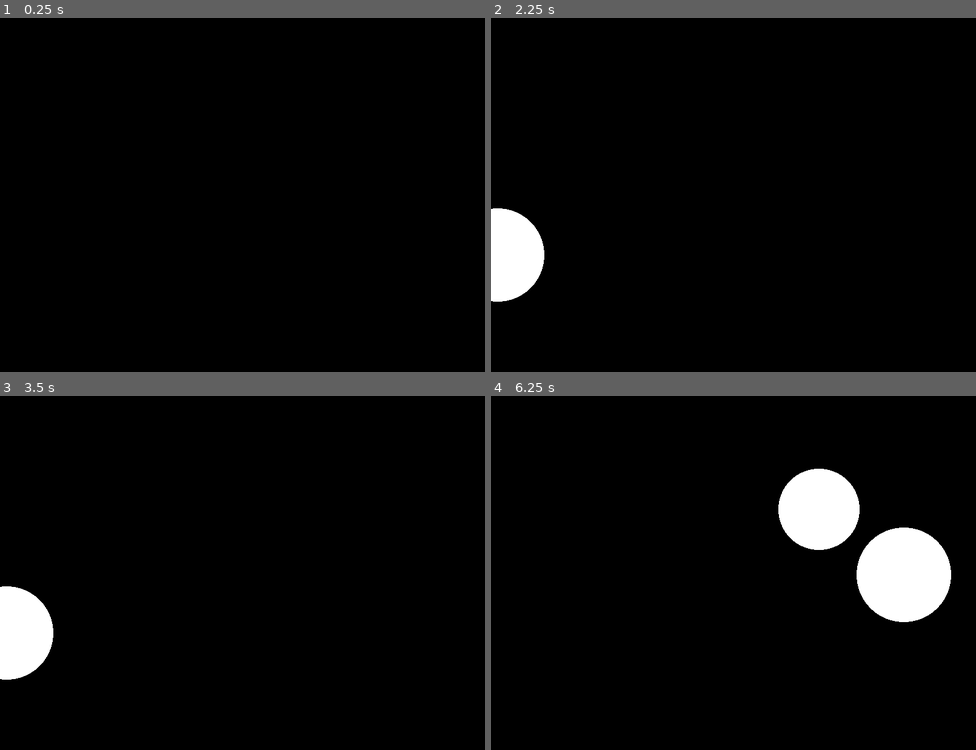
Above: before the commit, frames 1-4 (two rows, left to right).
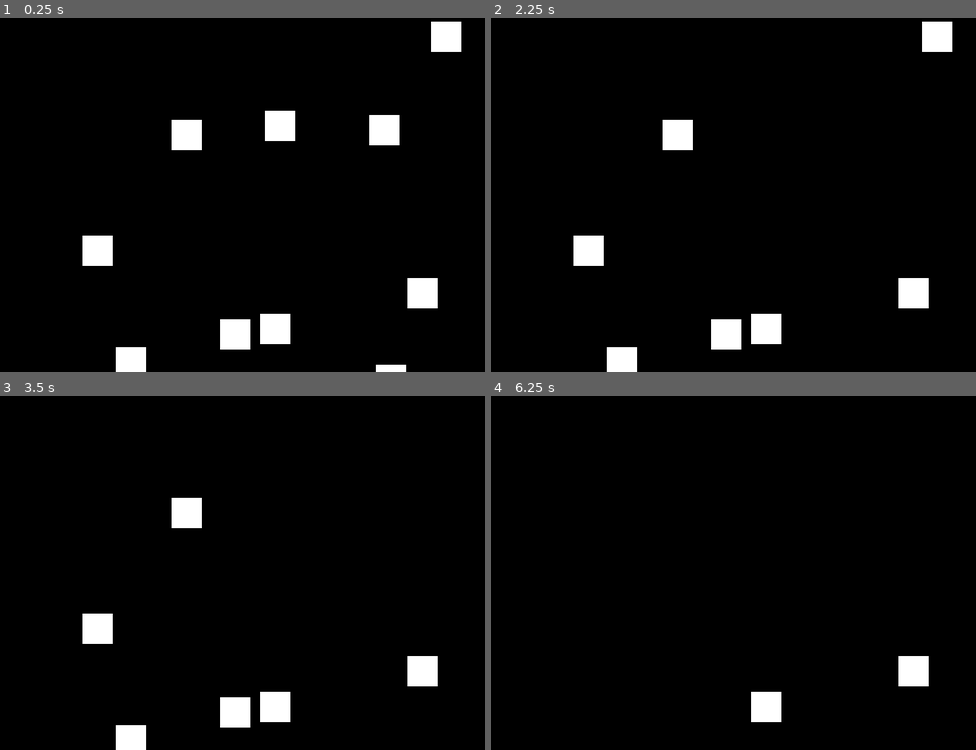
Above: after the commit, the same moments.

Repository: KowalewskajA/GdPath
Game: Godot game, scene res://Game.tscn
The game is run twice, just before and just after one commit, with the same random seed, the same clock (stepped at 60 frames per second) and the same inputs. The project has no main scene, so this scene is started directly.
Inputs (mouse positions are in pixels of both pictures, inside the frame that each line leads up to):
- Up to frame 1 (0.25 s): no input
- Up to frame 2 (2.25 s): tap Enter at 0.5, 2 s; move the mouse to (840, 170) at 0.52 s; tap D (destroy, bound only after the commit) at 0.6, 1.35, 2.1 s; click (840, 170) at 0.67 s; tap Space at 1.25 s; move the mouse to (636, 209) at 1.27 s; click (636, 209) at 1.42 s; move the mouse to (782, 110) at 2.02 s; click (782, 110) at 2.17 s
- Up to frame 3 (3.5 s): tap Space at 2.75 s; move the mouse to (218, 640) at 2.77 s; tap D (destroy, bound only after the commit) at 2.85 s; click (218, 640) at 2.92 s
- Up to frame 4 (6.25 s): tap Enter at 3.5 s; move the mouse to (879, 622) at 3.52 s; tap D (destroy, bound only after the commit) every 0.75 s from 3.6 to 5.85 s; click (879, 622) at 3.67 s; move the mouse to (588, 512) at 4.27 s; click (588, 512) at 4.42 s; move the mouse to (757, 569) at 5.02 s; click (757, 569) at 5.17 s; tap Space at 5.75 s; move the mouse to (660, 477) at 5.77 s; click (660, 477) at 5.92 s

The runs differ from the first frame. In frame 1, 4.8% of the frame differs, in the area x 17-96%, y 1-100%; in frame 2, 6.0%; in frame 3, 5.5%; in frame 4, 8.2%, in the area x 53-95%, y 20-93%.

Commit message:
Finished the rest of the Area and Boilerplate code

Diff:
--- a/Objects/Circle.gd
+++ b/Objects/Circle.gd
@@ -7,10 +7,11 @@
 
 # Called when the node enters the scene tree for the first time.
 func _ready():
-	timer.set_autostart(true)
-	timer.set_wait_time(randf_range(2, 4))
-	timer.timeout.connect(_die)
-	add_child(timer)
+#	timer.set_autostart(true)
+#	timer.set_wait_time(randf_range(2, 4))
+#	timer.timeout.connect(_die)
+#	add_child(timer)
+	pass
 
 # Called every frame. 'delta' is the elapsed time since the previous frame.
 func _process(delta):
--- /dev/null
+++ b/Objects/Rectangle.gd
@@ -0,0 +1,36 @@
+class_name Rectangle extends GameObject
+
+var width
+var height
+var color
+var points
+var uvs
+
+func _init(a, x=0, y=0, opts={width=100, height=100, color=Color.WHITE}):
+	super(a, x, y, opts)
+	points = PackedVector2Array([
+		Vector2(0, 0),
+		Vector2(width, 0),
+		Vector2(width, height),
+		Vector2(0, height)
+	])
+	uvs = PackedVector2Array([
+		Vector2(0, 0),
+		Vector2(1, 0),
+		Vector2(1, 1),
+		Vector2(0, 1),
+	])
+
+# Called when the node enters the scene tree for the first time.
+func _ready():
+	pass
+
+# Called every frame. 'delta' is the elapsed time since the previous frame.
+func _process(delta):
+	queue_redraw()
+
+func _draw():
+	draw_colored_polygon(points, color, uvs)
+
+func _die():
+	dead = true
--- a/Scenes/Stage.gd
+++ b/Scenes/Stage.gd
@@ -3,6 +3,7 @@
 var timer: Timer
 var current_scene
 var area:Area
+var growing:bool = true
 
 #48. Create a Stage room that has an Area in it. Then create a Circle object that inherits
 #from GameObject and add an instance of that object to the Stage room at a random position
@@ -15,21 +16,106 @@
 	add_child(area)
 	timer = Timer.new()
 	timer.set_autostart(true)
-	timer.set_wait_time(2)
-	timer.timeout.connect(_create_circle)
+
+#	59. Create a class named Rectangle that draws a rectangle with some width and height
+#	at the position it was created. Create 10 instances of this class at random positions
+#	of the screen and with random widths and heights. When the d key is pressed a random instance
+#	should be deleted from the environment. When the number of instances left reaches 0, another
+#	10 new instances should be created at random positions of the screen and with random widths and heights.
+	_create_rectangles(10)
+
+#	60. Create a class named Circle that draws a circle with some radius at the position it
+#	was created. Create 10 instances of this class at random positions of the screen with random
+#	radius, and also with an interval of 0.25 seconds between the creation of each instance.
+#	After all instances are created (so after 2.5 seconds) start deleting once random instance
+#	every [0.5, 1] second. After all instances are deleted, repeat the entire process of recreation
+#	of the 10 instances and their eventual deletion. This process should repeat forever.
+
+#	timer.set_wait_time(0.25)
+#	timer.timeout.connect(_control_circles)
 	add_child(timer)
 
+	var key = InputEventKey.new()
+	key.physical_keycode = KEY_D
+	InputMap.add_action("destroy")
+	InputMap.action_add_event("destroy", key)
+
+#	area.add_gameobject(
+#		Rectangle, 0, 1,
+#		{width = 800, height = 1, color=Color.RED}
+#	)
+#	area.add_gameobject(
+#		Rectangle, 0, 100,
+#		{width = 800, height = 1, color=Color.REBECCA_PURPLE}
+#	)
+#	area.add_gameobject(
+#		Rectangle, 0, 200,
+#		{width = 800, height = 1, color=Color.BLUE}
+#	)
+#	area.add_gameobject(
+#		Rectangle, 350, 250,
+#		{width = 100, height = 100, color=Color.CADET_BLUE}
+#	)
+
 # Called every frame. 'delta' is the elapsed time since the previous frame.
-func _process(delta):
-	var found = area.get_gameobjects(
-		func(obj):
-			if obj is Circle:
-				return true
-			else:
-				return false
+func _process(_delta):
+	var number_rectangles = area.get_gameobjects(_get_rectangles).size()
+	if Input.is_action_just_pressed("destroy") and number_rectangles > 0:
+		_destroy_rectangle()
+	if number_rectangles == 0:
+		_create_rectangles(10)
+#	print("Window: " + str(get_viewport().get_visible_rect().size))
+#	print("#R: " + str(number_rectangles))
+#	var i = 1
+#	for r in area.get_gameobjects(_get_rectangles):
+#		print("#" + str(i) + ": x=" + str(r.position.x) + " y=" + str(r.position.y) + " w=" + str(r.width) + " h=" + str(r.height))
+#		i +=1
+#	print(str(area.query_circle_area(400, 300, 200, [Rectangle]).size()))
+#	print(str(area.get_closest_gameobject(400, 300, 200, [Rectangle])))
+	pass
+
+func _get_rectangles(obj):
+	if obj is Rectangle:
+		return true
+	else:
+		return false
+
+func _create_rectangle():
+	area.add_gameobject(
+		Rectangle, randi_range(0, 800), randi_range(0, 600),
+		{width = 50, height = 50, color=Color.WHITE}
 	)
-	print(found.size())
+
+func _create_rectangles(number:int):
+	for i in range(number):
+		_create_rectangle()
+
+func _destroy_rectangle():
+	area.destroy_random_gameobject(_get_rectangles)
+
+func _get_circles(obj):
+	if obj is Circle:
+		return true
+	else:
+		return false
+
+func _control_circles():
+	var number_circles = area.get_gameobjects(_get_circles).size()
+
+	if  number_circles == 10 and growing:
+		growing = !growing
+	if number_circles == 0 and !growing:
+		growing = !growing
+		timer.set_wait_time(0.25)
+
+	if growing:
+		_create_circle()
+	else:
+		_destroy_circle()
+		timer.set_wait_time(randf_range(0.5, 1))
 
 func _create_circle():
 	area.add_gameobject(Circle, randi_range(0, 800), randi_range(0, 600), {radius = randi_range(50, 100)})
-	#area.add_gameobject(ChangingCircle, randi_range(0, 800), randi_range(0, 600), {radius = randi_range(50, 100)})
+
+func _destroy_circle():
+	area.destroy_random_gameobject(_get_circles)
--- a/Utility/Area.gd
+++ b/Utility/Area.gd
@@ -28,3 +28,43 @@
 		if f.call(object) == true:
 			found_objects.append(object)
 	return found_objects
+
+
+#61. Create a queryCircleArea function inside the Area class that works as follows:
+#-- Get all objects of class 'Enemy' and 'Projectile' in a circle of 50 radius around point 100, 100
+#objects = area:queryCircleArea(100, 100, 50, {'Enemy', 'Projectile'})
+#It receives an x, y position, a radius and a list of strings containing names of target classes.
+#Then it returns all objects belonging to those classes inside the circle of radius radius centered
+#in position x, y.
+func query_circle_area(x:int, y:int, radius:int, types:Array):
+	var origin = Vector2(x, y)
+	var found_objects = Array()
+	for object in game_objects:
+		if origin.distance_to(object.position) <= radius:
+			for object_type in types:
+				if object_type == object.get_script():
+					found_objects.append(object)
+	return found_objects
+
+#62. Create a getClosestGameObject function inside the Area class that works follows:
+#-- Get the closest object of class 'Enemy' in a circle of 50 radius around point 100, 100
+#closest_object = area:getClosestObject(100, 100, 50, {'Enemy'})
+#It receives the same arguments as the queryCircleArea function but returns only one object
+#(the closest one) instead.
+func get_closest_gameobject(x:int, y:int, radius:int, types:Array):
+	var origin = Vector2(x, y)
+	var candidate = null
+	var candidate_distance = radius +1
+	for object in game_objects:
+		var current_distance = origin.distance_to(object.position)
+		if current_distance <= radius:
+			for object_type in types:
+				if object_type == object.get_script():
+					if current_distance < candidate_distance:
+						candidate = object
+						candidate_distance = current_distance
+	return candidate
+
+func destroy_random_gameobject(f:Callable):
+	var found_objects = get_gameobjects(f)
+	found_objects[randi_range(0, found_objects.size()-1)].set("dead", true)
